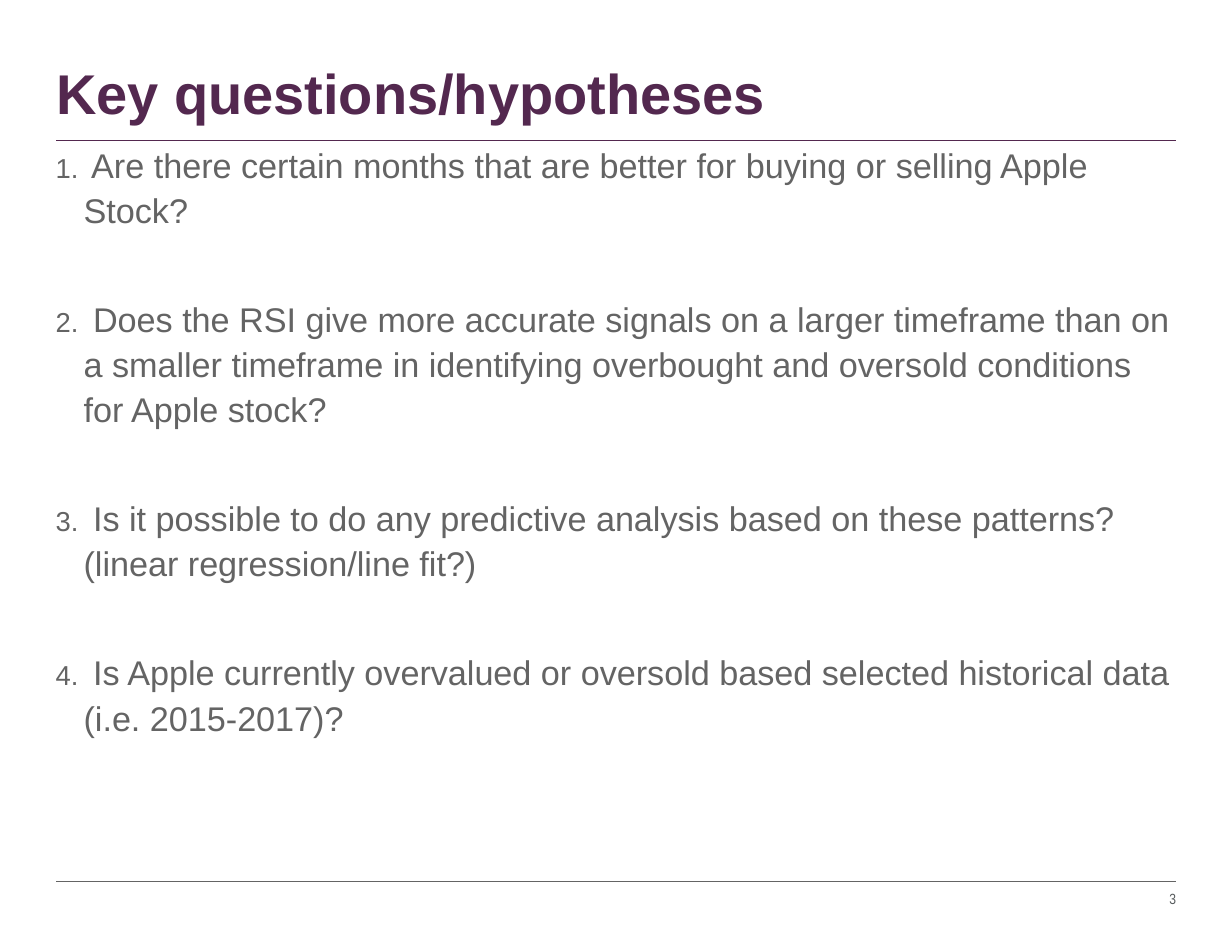
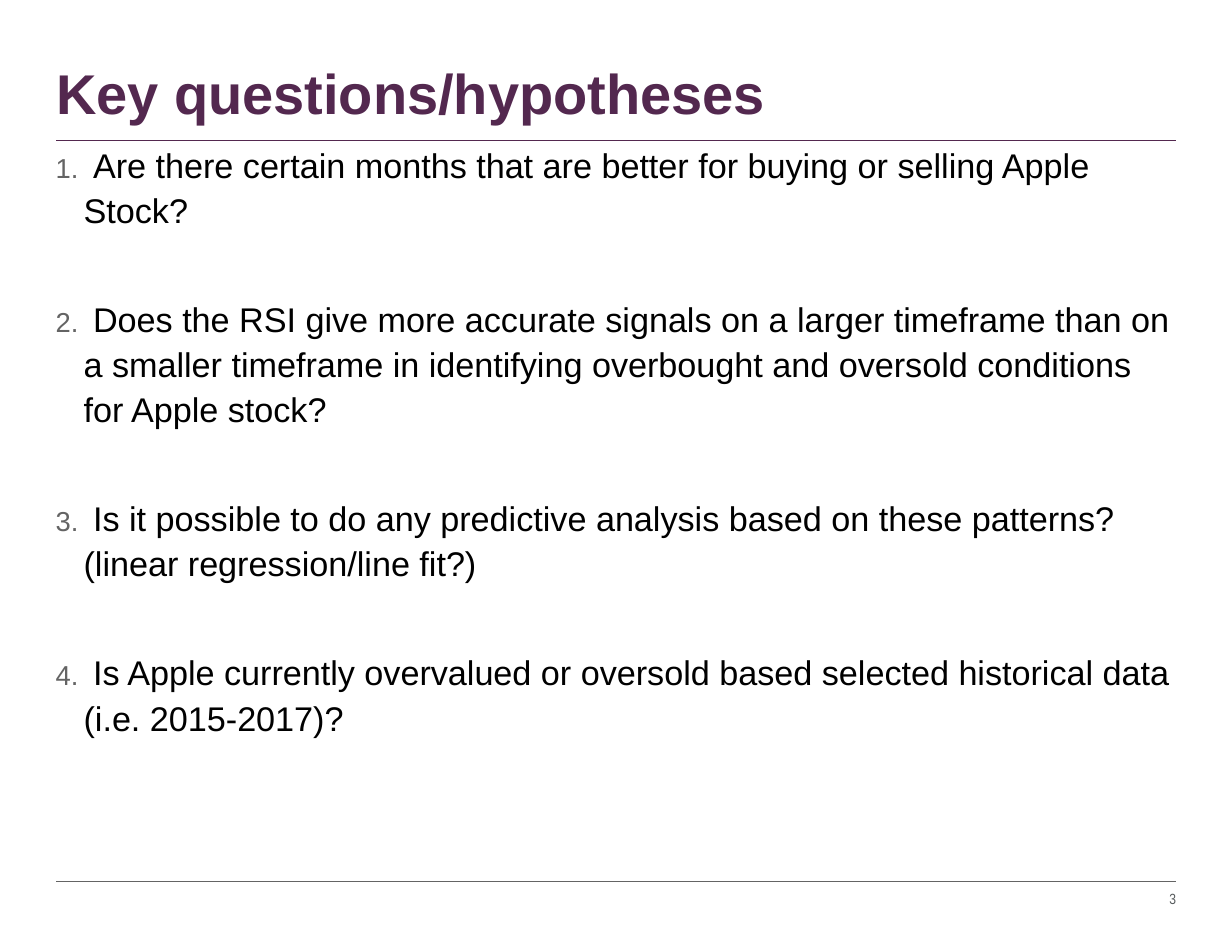
Before and after one commit to timothyyu/pr1-apple-stock-analysis, a slide deck: slide 3 of DataScience Project-One_Rutgers.pptx. Drawn at 1232x952 pixels with LibreOffice and Linux fonts; fonts in the diff are those of the drawing. Boxes give left, top, right and bottom in pixels: in the first picture for what was removed or moved away, otherwise in the second. Text is boxed around its words. In the diff, an @@ line names an element or a change of style, - is before the commit and + after.

Commit message:
updates to presentation, multi_year.py, readme.txt, and analysis notebook

```diff
--- a/DataScience Project-One_Rutgers.pptx
+++ b/DataScience Project-One_Rutgers.pptx
@@ text "Are there certain months that ..." at [84,153,1169,737]: text colour #646464 to #000000 @@
```
Also in this commit, not shown: 4 other slides changed, 1 slide added, 1 slide removed, 8 other files.
